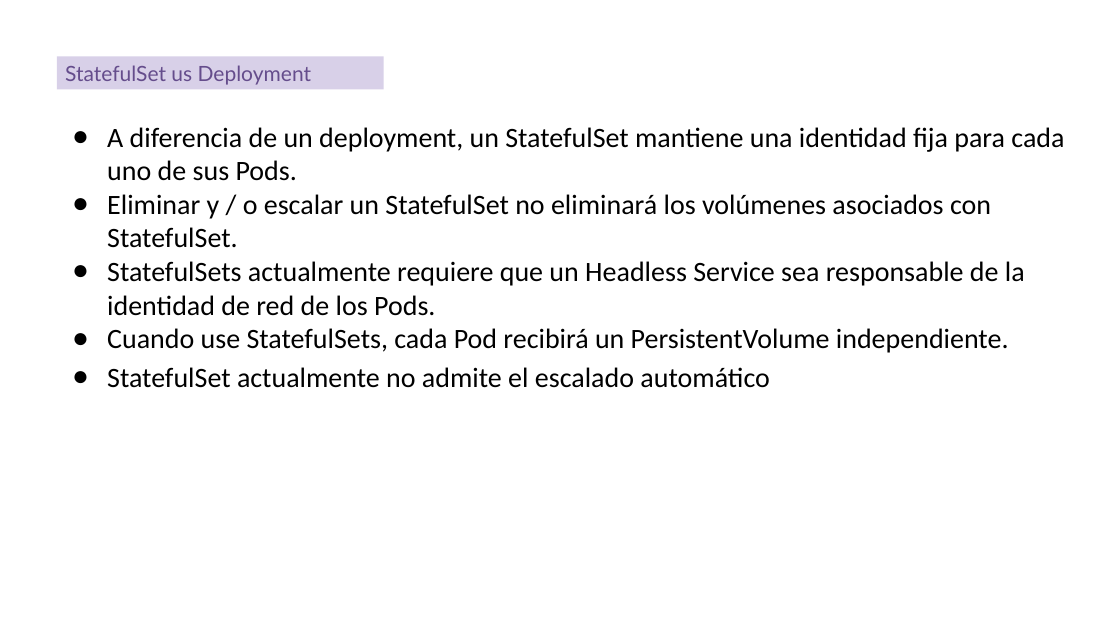
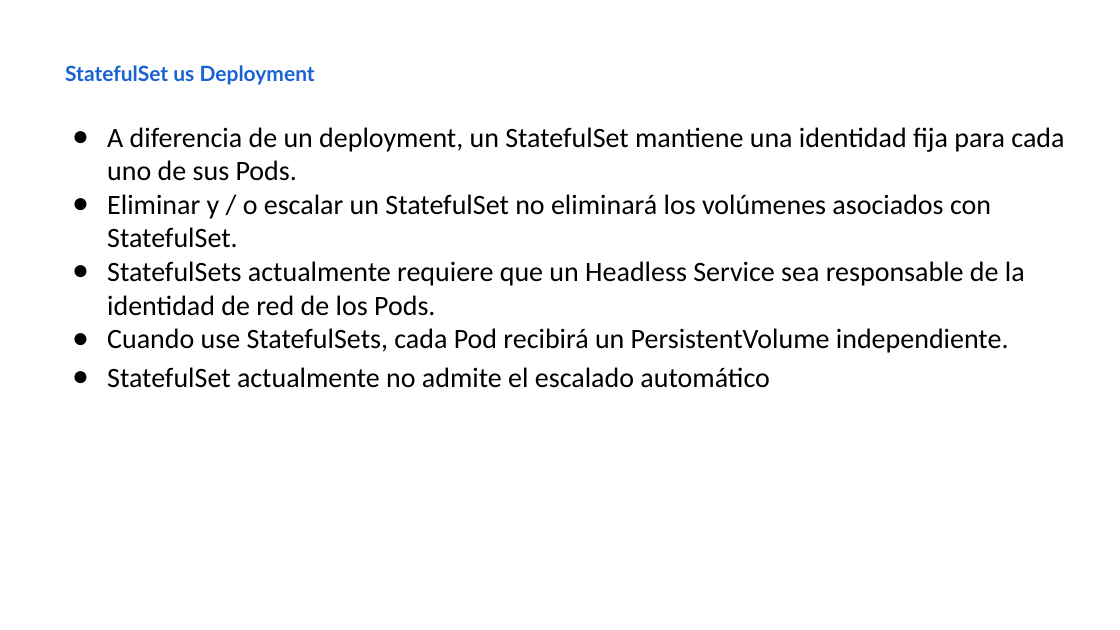
Before and after one commit to iesgn/curso_kubernetes_2020, a slide deck: slide 14 of unidad4/presentacion_unidad4.odp. Drawn at 1120x630 pixels with LibreOffice and Linux fonts; fonts in the diff are those of the drawing. Boxes give left, top, right and bottom in pixels: in the first picture for what was removed or moved away, otherwise in the second. Text is boxed around its words. In the diff, an @@ line names an element or a change of style, - is before the commit and + after.

```diff
--- a/unidad4/presentacion_unidad4.odp
+++ b/unidad4/presentacion_unidad4.odp
@@ text "StatefulSet us Deployment": place and size @@
-text "StatefulSet us Deployment" at bbox=[57, 56, 384, 89]
+text "StatefulSet us Deployment" at bbox=[65, 65, 315, 85]
@@ text "StatefulSet us Deployment" at bbox=[65, 65, 315, 85]: text colour #654D8C to #1963D3, bold on; fill #D8D0E8 to none @@
```
Also in this commit, not shown: 23 other slides changed, 2 other files.
